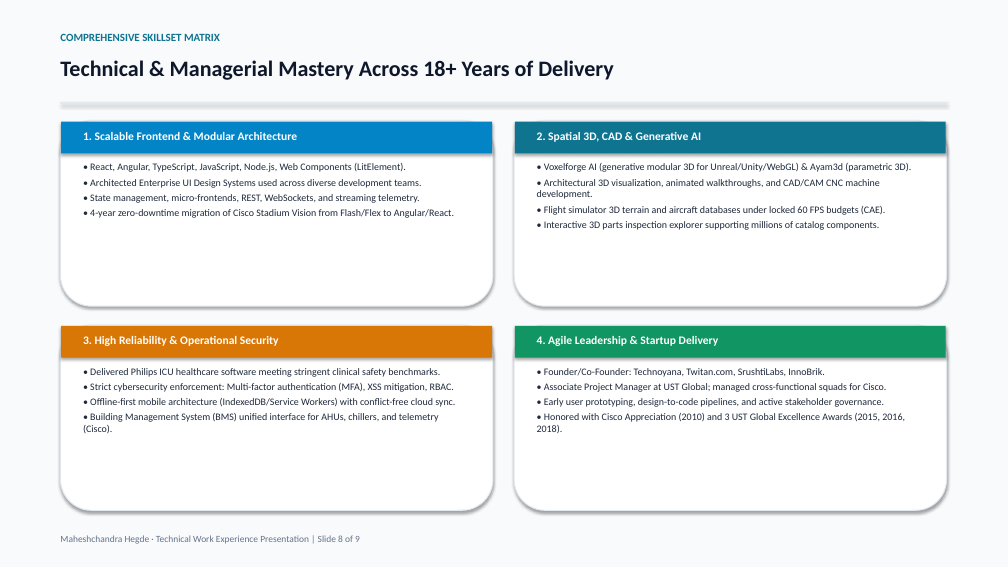
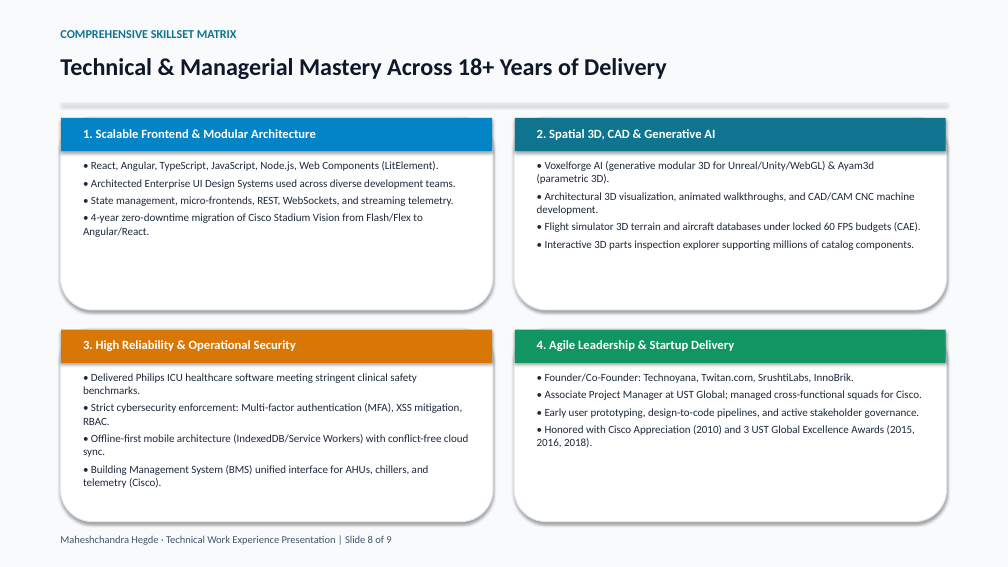
Before and after one commit to hegdemahesh/hegdemahesh.github.io, a slide deck: slide 8 of obayashi_it_presentation/Obayashi_Senior_Manager_IT_Presentation_Maheshchandra_Hegde.pptx. Drawn at 1008x567 pixels with LibreOffice and Linux fonts; fonts in the diff are those of the drawing. Boxes give left, top, right and bottom in pixels: in the first picture for what was removed or moved away, otherwise in the second. Text is boxed around its words. In the diff, an @@ line names an element or a change of style, - is before the commit and + after.

```diff
--- a/obayashi_it_presentation/Obayashi_Senior_Manager_IT_Presentation_Maheshchandra_Hegde.pptx
+++ b/obayashi_it_presentation/Obayashi_Senior_Manager_IT_Presentation_Maheshchandra_Hegde.pptx
@@ text "COMPREHENSIVE SKILLSET MATRIX" at [60,30,237,38]: size 10.5 to 11.5 pt @@
@@ text "Technical & Managerial Mastery Across ..." at [60,58,667,79]: size 21 to 23 pt @@
@@ rounded rectangle: place and size @@
-rounded rectangle at [60,121,493,306]
+rounded rectangle at [60,117,493,310]
@@ rectangle: place and size @@
-rectangle at [61,122,492,154]
+rectangle at [61,118,492,151]
@@ rounded rectangle: place and size @@
-rounded rectangle at [514,121,947,306]
+rounded rectangle at [514,117,947,310]
@@ rectangle: place and size @@
-rectangle at [515,122,946,154]
+rectangle at [515,118,946,151]
@@ rounded rectangle: place and size @@
-rounded rectangle at [60,325,493,510]
+rounded rectangle at [60,329,493,522]
@@ rounded rectangle: place and size @@
-rounded rectangle at [514,325,947,510]
+rounded rectangle at [514,329,947,522]
@@ rectangle: place and size @@
-rectangle at [61,326,492,358]
+rectangle at [61,330,492,363]
@@ rectangle: place and size @@
-rectangle at [515,326,946,358]
+rectangle at [515,330,946,363]
@@ size 11 to 12 pt in 4 elements at [83,129,316,138], [537,129,715,140], [83,340,296,351], [537,340,734,351] @@
@@ size 9.5 to 10.5 pt; more space between paragraphs in 4 elements at [83,161,456,237], [537,161,921,250], [83,373,468,488], [537,373,922,447] @@
@@ text "Maheshchandra Hegde · Technical Work ..." at [60,535,391,545]: size 9 to 10 pt, text colour #64748B to #475569 @@
```
Also in this commit, not shown: 8 other slides changed, 4 other files.
